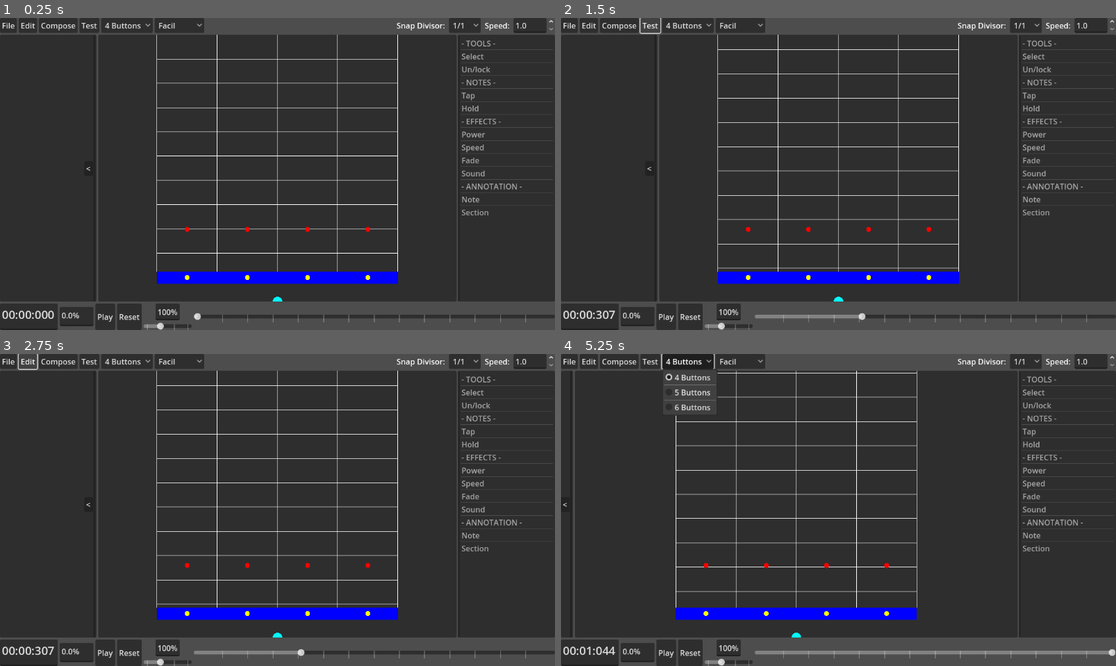
Above: before the commit, frames 1-4 (two rows, left to right).
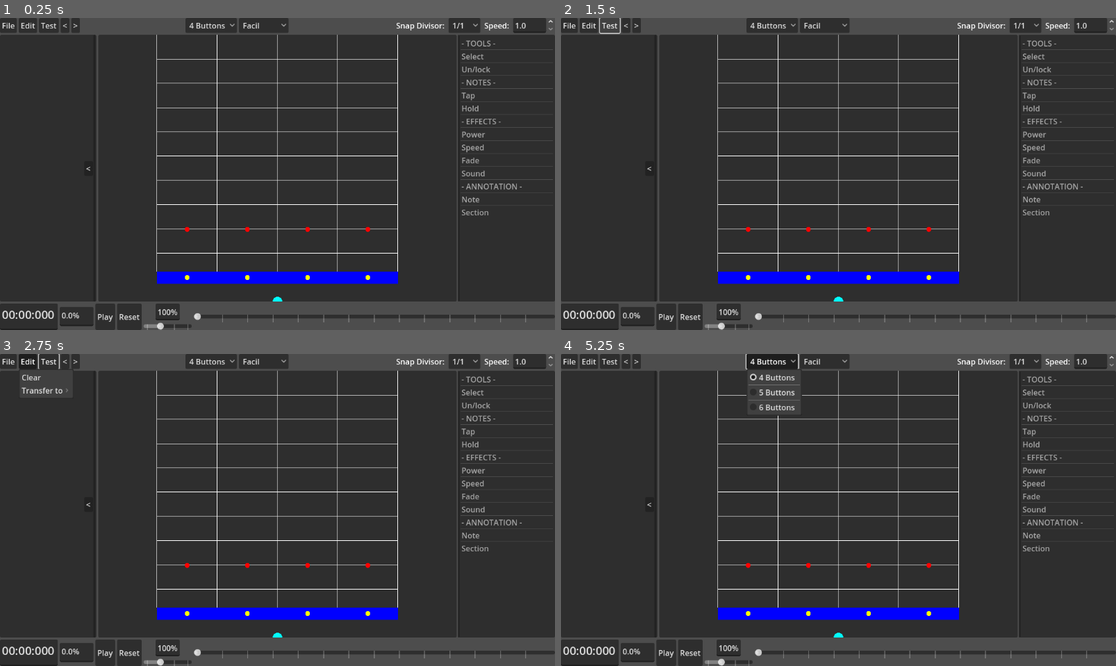
Above: after the commit, the same moments.

Repository: NothermanVEVO/June
Game: Godot game, scene res://Editor/Editor Composer.tscn
Same seed, same stepped clock (60 frames per second), same inputs: the game is played once before the commit and once after it. This scene is started directly instead of the project's main scene. Sound files missing from this copy of the repository are replaced by a short silence.
Inputs (mouse positions are in pixels of both pictures, inside the frame that each line leads up to):
- Up to frame 1 (0.25 s): no input
- Up to frame 2 (1.5 s): click (572, 24) at 0.5 s, where only the run before the commit has a clickable "File"; click "Test" at 1.25 s
- Up to frame 3 (2.75 s): click (27, 360) at 2 s, where only the run before the commit has a clickable "Edit"
- Up to frame 4 (5.25 s): click "<" at 2.75 s; click (622, 360) at 3.5 s, where only the run before the commit has a clickable "Compose"; click (638, 360) at 4.25 s, where only the run after the commit has a clickable ">"; click "4 Buttons" at 5 s

The runs differ from the first frame. In frame 1, 1.7% of the frame differs, in the area x 7-100%, y 0-5%; in frame 2, 4.1%; in frame 3, 4.5%; in frame 4, 7.8%, in the area x 0-100%, y 0-97%.

Commit message:
2025/08/22 - 003
- Added a real menubar for the file and edit.

BUG FIX:
- Solved a bug in the validate notes method where some notes would detect to be invalid but in futures ifs would be valid.
- Solved a bug that if you clicked outside of the Game Container, the Song would move.

TODO: Remove unecessary static from Gear class.

Diff:
--- a/beat-the-beat/Editor/Editor Composer.tscn
+++ b/beat-the-beat/Editor/Editor Composer.tscn
@@ -1,9 +1,11 @@
-[gd_scene load_steps=8 format=3 uid="uid://dw4rs74gsagrn"]
+[gd_scene load_steps=10 format=3 uid="uid://dw4rs74gsagrn"]
 
 [ext_resource type="Script" uid="uid://ddx3q78woi7jl" path="res://Editor/SoundComponentsItems.gd" id="1_7fqon"]
-[ext_resource type="Script" uid="uid://re8yk5328yco" path="res://Editor/EditorMenuBar.gd" id="1_p8fip"]
+[ext_resource type="Script" uid="uid://re8yk5328yco" path="res://Editor/MenuBar/EditorMenuBar.gd" id="1_p8fip"]
 [ext_resource type="Script" uid="uid://jr7inyppvgoi" path="res://Editor/GameComponentsList.gd" id="1_sakc5"]
+[ext_resource type="Script" uid="uid://bbuinuyr63r63" path="res://Editor/MenuBar/Menu.gd" id="2_bnevv"]
 [ext_resource type="Script" uid="uid://b5sxt0fdx3nd3" path="res://Editor/Game.gd" id="2_d6op5"]
+[ext_resource type="Script" uid="uid://b2vfybh62v642" path="res://Editor/MenuBar/Edit.gd" id="2_qj7uo"]
 [ext_resource type="Script" uid="uid://cr1l58jmclcj" path="res://Editor/SoundBoard.gd" id="3_ty45h"]
 [ext_resource type="AudioStream" uid="uid://bmdadx4pafmd6" path="res://Sound Test Sample/Brutal, acabou pro beta versão globo.mp3" id="5_d6op5"]
 [ext_resource type="Script" uid="uid://df36n2m4tgkt0" path="res://Gear/Song.gd" id="6_a7m05"]
@@ -23,23 +25,53 @@
 layout_mode = 2
 script = ExtResource("1_p8fip")
 
-[node name="Button" type="Button" parent="MenuBar"]
-layout_mode = 2
-text = "File"
-
-[node name="Button2" type="Button" parent="MenuBar"]
-layout_mode = 2
-text = "Edit"
-
-[node name="Button3" type="Button" parent="MenuBar"]
+[node name="MenuBar" type="MenuBar" parent="MenuBar"]
+layout_mode = 2
+script = ExtResource("2_bnevv")
+
+[node name="File" type="PopupMenu" parent="MenuBar/MenuBar"]
+title = "File"
+item_count = 3
+item_0/text = "New file"
+item_0/id = 0
+item_1/text = "Open file"
+item_1/id = 1
+item_2/text = "Save file"
+item_2/id = 2
+
+[node name="Edit" type="PopupMenu" parent="MenuBar/MenuBar"]
+auto_translate_mode = 1
+title = "Edit"
+size = Vector2i(106, 100)
+item_count = 1
+item_0/text = "Clear"
+item_0/id = 0
+script = ExtResource("2_qj7uo")
+
+[node name="Compose" type="Button" parent="MenuBar"]
+visible = false
 layout_mode = 2
 text = "Compose"
 
-[node name="Button4" type="Button" parent="MenuBar"]
+[node name="Test" type="Button" parent="MenuBar"]
 layout_mode = 2
 text = "Test"
 
-[node name="Gear Type" type="OptionButton" parent="MenuBar"]
+[node name="Undo" type="Button" parent="MenuBar"]
+layout_mode = 2
+text = "<"
+
+[node name="Do" type="Button" parent="MenuBar"]
+layout_mode = 2
+text = ">"
+
+[node name="FlowContainer2" type="FlowContainer" parent="MenuBar"]
+layout_mode = 2
+size_flags_horizontal = 10
+size_flags_vertical = 4
+vertical = true
+
+[node name="Gear Type" type="OptionButton" parent="MenuBar/FlowContainer2"]
 layout_mode = 2
 selected = 0
 item_count = 5
@@ -54,7 +86,7 @@
 popup/item_4/text = "6 Buttons"
 popup/item_4/id = 2
 
-[node name="Difficulty" type="OptionButton" parent="MenuBar"]
+[node name="Difficulty" type="OptionButton" parent="MenuBar/FlowContainer2"]
 layout_mode = 2
 selected = 0
 item_count = 7
--- a/beat-the-beat/Editor/Game.gd
+++ b/beat-the-beat/Editor/Game.gd
@@ -26,6 +26,8 @@
 var _last_time_difference_y : float = 0.0
 var _last_note_holder_idx : int = -1
 
+var _mouse_was_pressed_inside : bool = false
+
 func _ready() -> void:
 	match keys_quantity:
 		4:
@@ -55,8 +57,12 @@
 	focus_effect.visible = false
 	queue_redraw() # TODO REMOVE THIS SHIT LATER
 
-	if Input.is_action_pressed("Add Item"):
-		var mouse_time_difference_y := _get_time_difference_y() # TIME DIFFERENCE IT'S NOT SO EFFICIENT
+	if Input.is_action_just_pressed("Add Item"):
+		_mouse_was_pressed_inside = get_global_rect().has_point(get_global_mouse_position())
+
+	if Input.is_action_pressed("Add Item") and _mouse_was_pressed_inside:
+		var mouse_time_difference_y := _get_time_difference_y() # BUG TIME DIFFERENCE IT'S NOT SO EFFICIENT
+		# print(mouse_time_difference_y) # BUG USE THIS TO SEE
 
 		var temp = mouse_time_difference_y
 		mouse_time_difference_y -= _last_time_difference_y
@@ -476,3 +482,4 @@
 			var end_time = note.get_end_time()
 			note.set_start_time(note.get_start_time() + diff)
 			note.set_end_time(end_time) ## TODO PQ TEM DEMONIOS TEM UM ERRO VISUAL DE 1 FRAME AQ???? OLHA A PASTA RECORDS TODO BUG NOTE WARNING
+	Gear.update_note_time(hold_note, true)
--- /dev/null
+++ b/beat-the-beat/Editor/MenuBar/Edit.gd
@@ -0,0 +1 @@
+extends PopupMenu
--- /dev/null
+++ b/beat-the-beat/Editor/MenuBar/Menu.gd
@@ -0,0 +1,17 @@
+extends MenuBar
+
+class_name Menu
+
+@onready var edit_menu := $Edit
+
+var transfer_to := PopupMenu.new()
+
+func _ready() -> void:
+	transfer_to.name = "Transfer To"
+	edit_menu.add_child(transfer_to)
+	edit_menu.add_submenu_item("Transfer to", "Transfer To")
+
+	transfer_to.add_item("Facil")
+	transfer_to.add_item("Normal")
+	transfer_to.add_item("Hard")
+	transfer_to.add_item("Maximus")
--- a/beat-the-beat/Editor/NoteInfo.gd
+++ b/beat-the-beat/Editor/NoteInfo.gd
@@ -2,8 +2,8 @@
 
 class_name NoteInfo
 
-@onready var _start_time : TextEdit = $"MarginContainer/InfoVBox/Start Time"
-@onready var _end_time : TextEdit = $"MarginContainer/InfoVBox/End Time"
+@onready var _start_time : TextEdit = $"MarginContainer/InfoVBox/Start/Start Time"
+@onready var _end_time : TextEdit = $"MarginContainer/InfoVBox/End/End Time"
 @onready var _sfx : TextEdit = $MarginContainer/InfoVBox/SFX
 @onready var _locked : CheckBox = $MarginContainer/InfoVBox/Locked
 @onready var _power : CheckBox = $MarginContainer/InfoVBox/Power
@@ -21,7 +21,6 @@
 
 func _ready() -> void:
 	z_index = 2
-	_sfx.visible = false # TODO ...... TODO ...............
 
 func set_type(type : Type) -> void:
 	match type:
--- a/beat-the-beat/Editor/NoteInfo.tscn
+++ b/beat-the-beat/Editor/NoteInfo.tscn
@@ -17,25 +17,56 @@
 [node name="InfoVBox" type="VBoxContainer" parent="MarginContainer"]
 layout_mode = 2
 
-[node name="Start Time" type="TextEdit" parent="MarginContainer/InfoVBox"]
+[node name="Start" type="FlowContainer" parent="MarginContainer/InfoVBox"]
+layout_mode = 2
+vertical = true
+
+[node name="RichTextLabel" type="RichTextLabel" parent="MarginContainer/InfoVBox/Start"]
+layout_mode = 2
+size_flags_horizontal = 4
+size_flags_vertical = 6
+text = "Start"
+fit_content = true
+autowrap_mode = 0
+horizontal_alignment = 1
+vertical_alignment = 1
+
+[node name="Start Time" type="TextEdit" parent="MarginContainer/InfoVBox/Start"]
 custom_minimum_size = Vector2(100, 35)
 layout_mode = 2
 text = "00:00:000"
 placeholder_text = "00:00:000"
+editable = false
 
-[node name="End Time" type="TextEdit" parent="MarginContainer/InfoVBox"]
+[node name="End" type="FlowContainer" parent="MarginContainer/InfoVBox"]
+layout_mode = 2
+
+[node name="RichTextLabel" type="RichTextLabel" parent="MarginContainer/InfoVBox/End"]
+layout_mode = 2
+size_flags_horizontal = 6
+size_flags_vertical = 4
+text = "End"
+fit_content = true
+autowrap_mode = 0
+horizontal_alignment = 1
+vertical_alignment = 1
+
+[node name="End Time" type="TextEdit" parent="MarginContainer/InfoVBox/End"]
 custom_minimum_size = Vector2(100, 35)
 layout_mode = 2
 text = "00:00:000"
 placeholder_text = "00:00:000"
+editable = false
 
 [node name="SFX" type="TextEdit" parent="MarginContainer/InfoVBox"]
+visible = false
 custom_minimum_size = Vector2(0, 35)
 layout_mode = 2
 text = "SFX: TODO"
 editable = false
 
 [node name="Locked" type="CheckBox" parent="MarginContainer/InfoVBox"]
+visible = false
 layout_mode = 2
 text = "Locked"
 
@@ -43,9 +74,9 @@
 layout_mode = 2
 text = "Power"
 
-[connection signal="focus_exited" from="MarginContainer/InfoVBox/Start Time" to="." method="_on_start_time_focus_exited"]
-[connection signal="text_changed" from="MarginContainer/InfoVBox/Start Time" to="." method="_on_start_time_text_changed"]
-[connection signal="focus_exited" from="MarginContainer/InfoVBox/End Time" to="." method="_on_end_time_focus_exited"]
-[connection signal="text_changed" from="MarginContainer/InfoVBox/End Time" to="." method="_on_end_time_text_changed"]
+[connection signal="focus_exited" from="MarginContainer/InfoVBox/Start/Start Time" to="." method="_on_start_time_focus_exited"]
+[connection signal="text_changed" from="MarginContainer/InfoVBox/Start/Start Time" to="." method="_on_start_time_text_changed"]
+[connection signal="focus_exited" from="MarginContainer/InfoVBox/End/End Time" to="." method="_on_end_time_focus_exited"]
+[connection signal="text_changed" from="MarginContainer/InfoVBox/End/End Time" to="." method="_on_end_time_text_changed"]
 [connection signal="pressed" from="MarginContainer/InfoVBox/Locked" to="." method="_on_locked_pressed"]
 [connection signal="pressed" from="MarginContainer/InfoVBox/Power" to="." method="_on_power_pressed"]
--- a/beat-the-beat/Gear/Note Holder/NoteHolder.gd
+++ b/beat-the-beat/Gear/Note Holder/NoteHolder.gd
@@ -148,7 +148,7 @@
 	if free:
 		note.call_deferred("queue_free")
 	if validate_note:
-		validate_notes(0.0, Song.get_duration())
+		validate_notes(0.0, Song.get_duration()) # EH FEIO FAZER ISSO AQ, PREGUIÇOSO
 
 func update_note(note : Note, validate_note : bool = false) -> void:
 	_notes.erase(note)
@@ -165,7 +165,7 @@
 
 	_notes.insert(low, note)
 	if validate_note:
-		validate_notes(0.0, Song.get_duration())
+		validate_notes(0.0, Song.get_duration()) # EH FEIO FAZER ISSO AQ, PREGUIÇOSO
 
 func get_notes(from : float, to : float) -> Array[Note]:
 	var result : Array[Note] = []
@@ -194,6 +194,7 @@
 func validate_notes(from : float, to : float) -> bool:
 	var is_valid := true
 	var notes := get_notes(from, to)
+	var invalid_notes : Array[Note] = []
 	for note in notes:
 		if note is HoldNoteEditor:
 			var temp_notes := get_notes(note.get_start_time(), note.get_end_time())
@@ -201,18 +202,23 @@
 				is_valid = false
 				for temp_note in temp_notes:
 					temp_note.set_invalid_highlight(true)
-			elif note.get_end_time() < note.get_start_time():
+					invalid_notes.append(temp_note)
+			elif note.get_end_time() <= note.get_start_time():
 				note.set_invalid_highlight(true)
+				invalid_notes.append(note)
 			else:
-				note.set_invalid_highlight(false)
+				if not invalid_notes.has(note):
+					note.set_invalid_highlight(false)
 		elif note is NoteEditor:
 			var temp_notes := get_notes(note.get_time(), note.get_time())
 			if temp_notes.size() > 1:
 				is_valid = false
 				for temp_note in temp_notes:
 					temp_note.set_invalid_highlight(true)
+					invalid_notes.append(temp_note)
 			else:
-				note.set_invalid_highlight(false)
+				if not invalid_notes.has(note):
+					note.set_invalid_highlight(false)
 	return is_valid
 
 static func get_hitzone() -> float:
Not shown, added: beat-the-beat/Editor/MenuBar/Edit.gd.uid
Renamed: beat-the-beat/Editor/EditorMenuBar.gd -> beat-the-beat/Editor/MenuBar/EditorMenuBar.gd
Renamed: beat-the-beat/Editor/EditorMenuBar.gd.uid -> beat-the-beat/Editor/MenuBar/EditorMenuBar.gd.uid
Not shown, added: beat-the-beat/Editor/MenuBar/Menu.gd.uid
